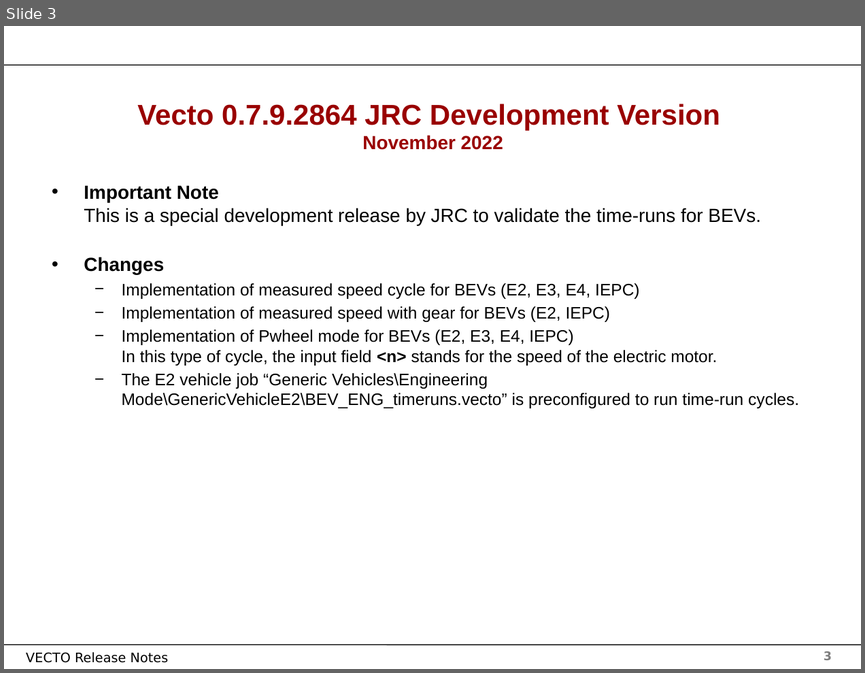
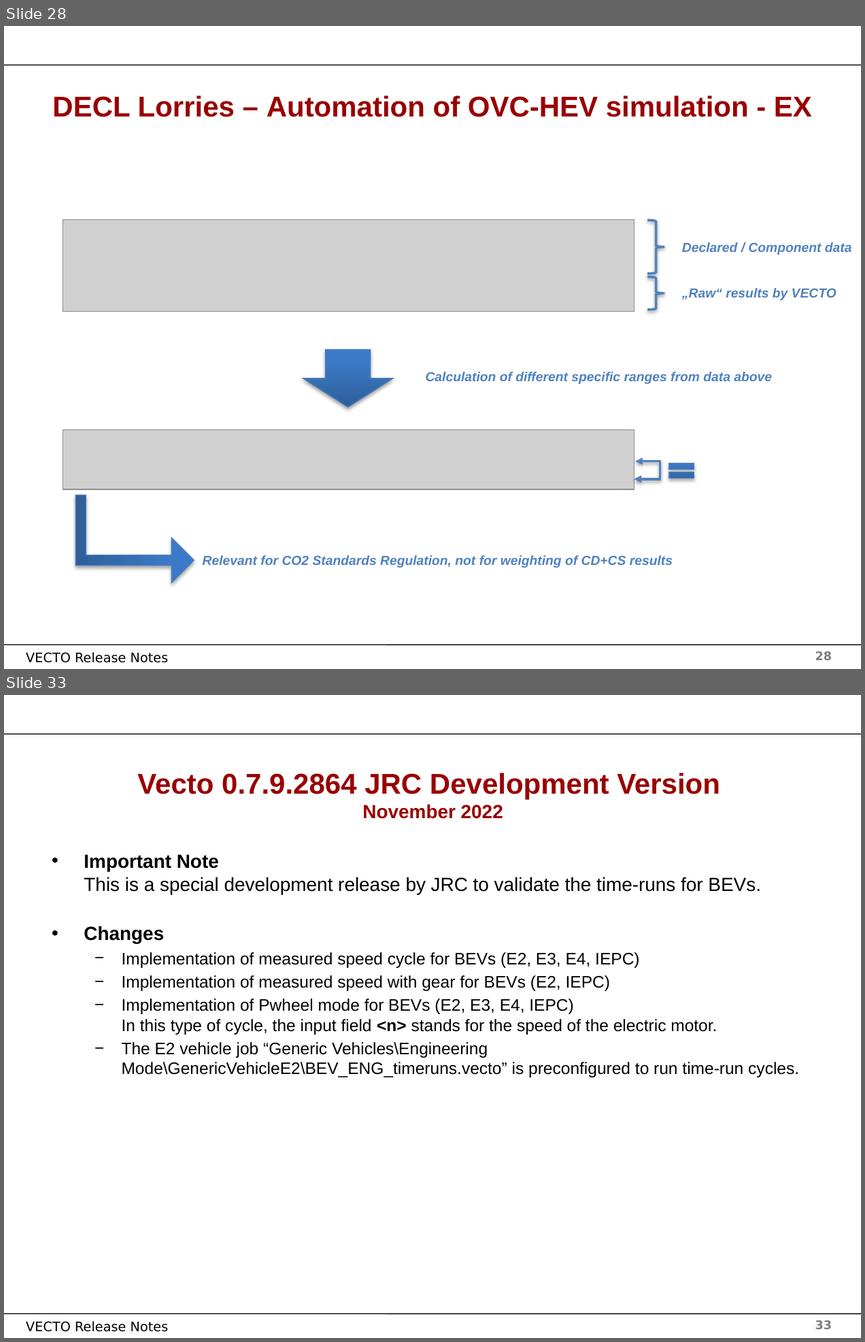
Before and after one commit to tanawadeatharva/BharatVECTO, a slide deck: Documentation/User Manual Source/Release Notes Vecto3.x.pptx. Shown one above the other, each under a label of ours: slide 3 before the commit, slides 28 and 33 after it; the slides between them are not shown. The pictures are 865x673 and 865x1342 pixels, drawn with LibreOffice and Linux fonts; fonts in the diff are those of the drawing; grey boxes stand for pictures; background and template pictures are left out. Boxes give left, top, right and bottom in pixels: in the first picture for what was removed or moved away, otherwise in the second. Text is boxed around its words. In the diff, an @@ line names an element or a change of style, - is before the commit and + after.

```diff
--- a/Documentation/User Manual Source/Release Notes Vecto3.x.pptx
+++ b/Documentation/User Manual Source/Release Notes Vecto3.x.pptx
@@ slide 28 added at [4,26,861,669], background #FFFFFF; not listed: 4 template elements that a slide beside it also shows @@
@@ title added at [52,95,812,117], 24 pt, text #990000, bold @@
+DECL Lorries – Automation of OVC-HEV simulation - EX
@@ picture added at [63,220,634,312] @@
@@ left brace added at [647,220,664,273], outline #4F81BD 2 pt @@
@@ text added at [682,242,852,254], 11 pt, text #4F81BD, bold, italic @@
+Declared / Component data
@@ left brace added at [647,277,664,310], outline #4F81BD 2 pt @@
@@ text added at [682,288,836,300], 11 pt, text #4F81BD, bold, italic @@
+„Raw“ results by VECTO
@@ down arrow added at [303,350,393,407], fill gradient #2F5F99 to #3D7CC7 to #3A7CCB, outline #4B7EBC 0.75 pt @@
@@ text added at [426,371,772,384], 11 pt, text #4F81BD, bold, italic @@
+Calculation of different specific ranges from data above
@@ picture added at [63,429,634,490] @@
@@ elbow double arrow added from (636, 461) to (634, 480), #4F81BD 2 pt @@
@@ math equal added at [664,458,699,484], fill gradient #2F5F99 to #3D7CC7 to #3A7CCB, outline #4B7EBC 0.75 pt @@
@@ bent up arrow added at [75,495,193,582], fill gradient #2F5F99 to #3D7CC7 to #3A7CCB, outline #4B7EBC 0.75 pt @@
@@ text added at [203,555,672,567], 11 pt, text #4F81BD, bold, italic @@
+Relevant for CO2 Standards Regulation, not for weighting of CD+CS results
@@ what was slide 3 is now slide 33 @@
@@ page number at [815,1320,832,1329]: text changed @@
-3
+33
```
Also in this commit, not shown: 29 other slides added.
